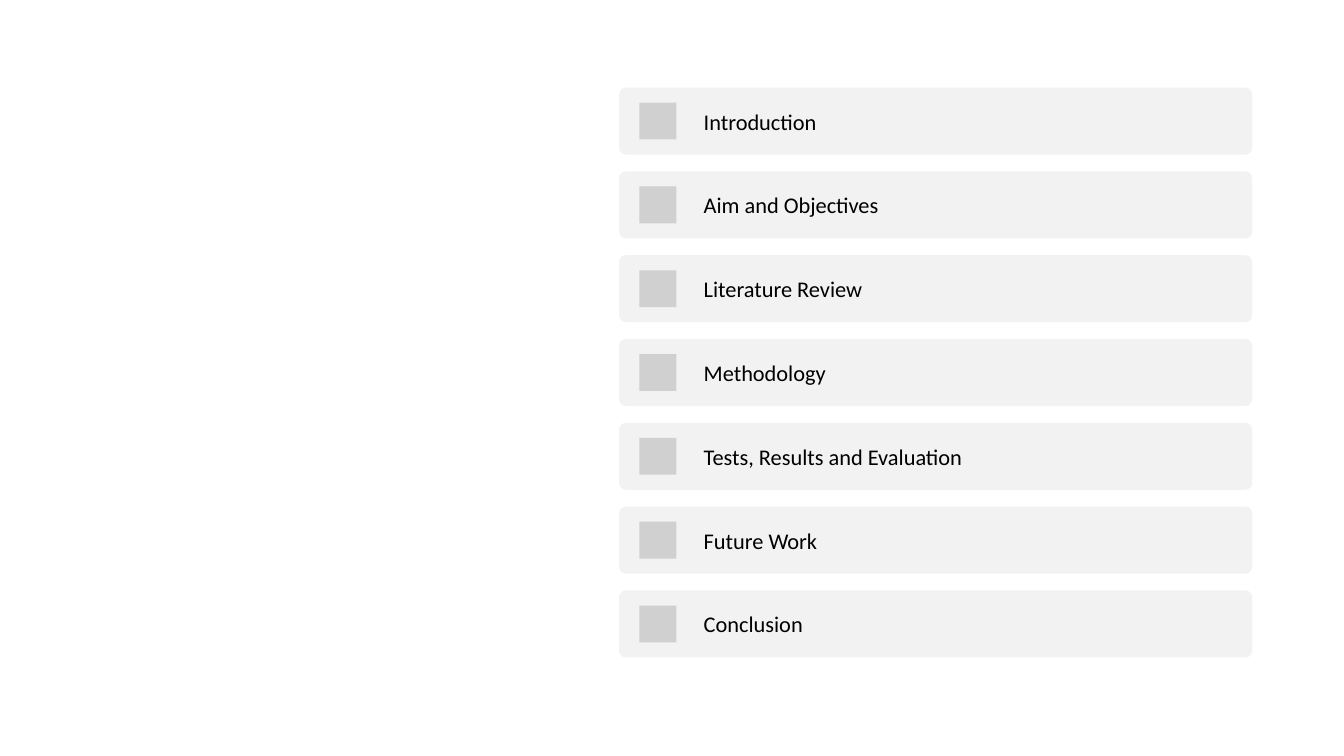
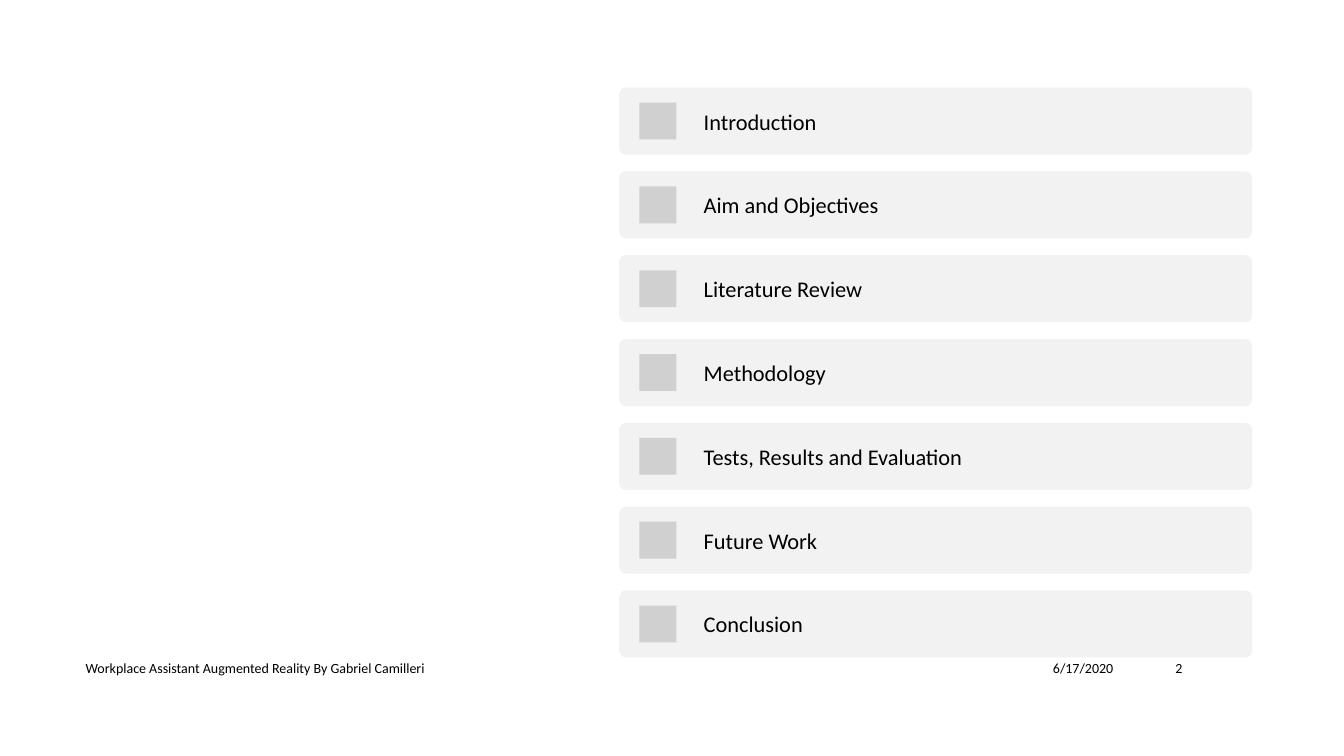
Before and after one commit to Gabbu98/FYPWAAR, a slide deck: slide 2 of viva/Workplace_Assistant_Augmented_Reality.pptx. Drawn at 1344x756 pixels with LibreOffice and Linux fonts; fonts in the diff are those of the drawing; grey boxes stand for pictures; background and template pictures are left out. Boxes give left, top, right and bottom in pixels: in the first picture for what was removed or moved away, otherwise in the second. Text is boxed around its words. In the diff, an @@ line names an element or a change of style, - is before the commit and + after.

```diff
--- a/viva/Workplace_Assistant_Augmented_Reality.pptx
+++ b/viva/Workplace_Assistant_Augmented_Reality.pptx
@@ text added at (x1=86, y1=663, x2=425, y2=676), 10 pt, text #000000 @@
+Workplace Assistant Augmented Reality By Gabriel Camilleri
@@ text added at (x1=1053, y1=663, x2=1113, y2=674), 10 pt, text #000000 @@
+6/17/2020
@@ page number added at (x1=1175, y1=664, x2=1182, y2=673), 10 pt, text #000000 @@
+2
```
Also in this commit, not shown: 15 other slides changed, 1 other file.
